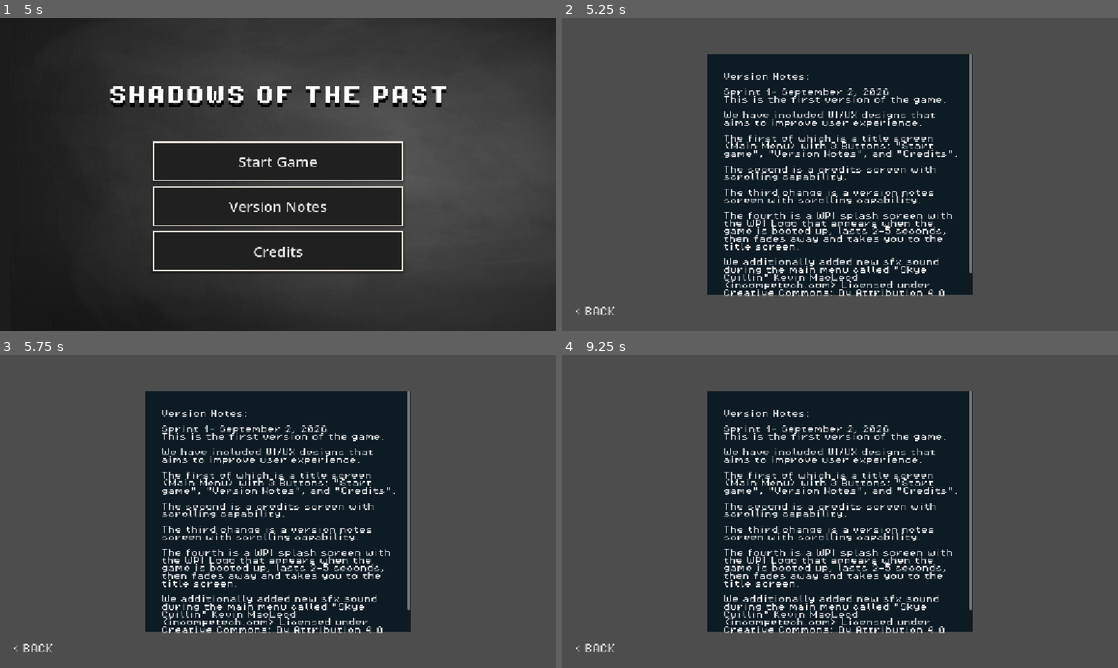
Above: before the commit, frames 1-4 (two rows, left to right).
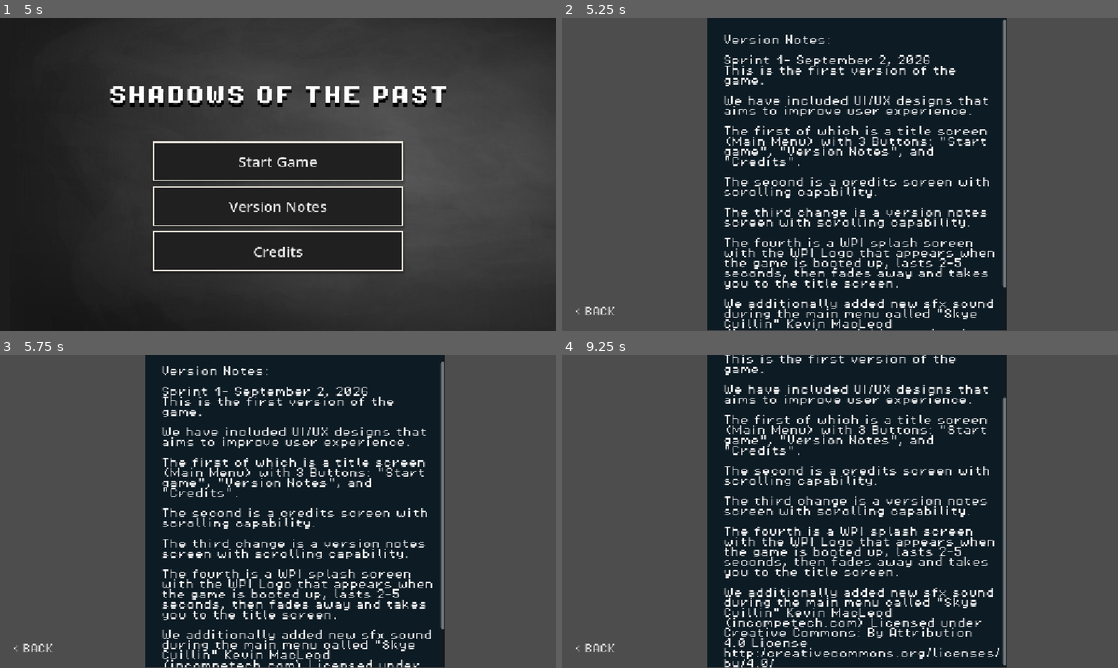
Above: after the commit, the same moments.

Repository: CindyNotaBot/IMGD1001
Game: Godot game, scene res://Scenes/splash_screen.tscn
Same seed, same stepped clock (60 frames per second), same inputs: the game is played once before the commit and once after it.
Inputs:
- Up to frame 1 (5 s): hold D (move right) 0.53-2.03 s; tap Space (jump) at 0.77, 1.52, 3.02, 3.77, 4.52 s; hold A (move left) 2.03-2.78 s; tap Enter at 2.75 s; hold D (move right) 2.78-4.28 s; hold A (move left) from 4.28 s (still down)
- Up to frame 2 (5.25 s): release A (move left) at 5 s; click "Version Notes" at 5 s
- Up to frame 3 (5.75 s): no input
- Up to frame 4 (9.25 s): hold D (move right) 5.78-6.53 s; hold A (move left) 6.53-8.03 s; tap Space (jump) at 6.77, 7.52, 8.27 s; hold D (move right) from 8.03 s (still down)

Frame 1 is identical in both runs. In frame 2, 28% of the frame differs, in the area x 26-80%, y 0-100%; in frame 3, 28%; in frame 4, 29%.

Commit message:
made version notes screen into an auto scroll screen

Diff:
--- a/Scenes/credits.tscn
+++ b/Scenes/credits.tscn
@@ -62,7 +62,7 @@
 theme_override_colors/font_shadow_color = Color(0, 0, 0, 1)
 theme_override_constants/shadow_offset_y = 8
 theme_override_fonts/font = ExtResource("1_gryuy")
-theme_override_font_sizes/font_size = 45
+theme_override_font_sizes/font_size = 40
 text = "Shadows of the past"
 horizontal_alignment = 1
 autowrap_mode = 2
--- a/Scenes/version_notes.gd
+++ b/Scenes/version_notes.gd
@@ -1,14 +1,22 @@
 extends Control
 
+@onready var scroll_container: ScrollContainer = $Panel/ScrollContainer
+
+var scroll_speed: float = 25.0
+var scroll_position: float = 0.0
 
 # Called when the node enters the scene tree for the first time.
-func _ready() -> void:
-	pass # Replace with function body.
-
+func _ready():
+	scroll_position = 0.0
 
 # Called every frame. 'delta' is the elapsed time since the previous frame.
-func _process(delta: float) -> void:
-	pass
+func _process(delta):
+	scroll_position += scroll_speed * delta
+	scroll_container.scroll_vertical = int(scroll_position)
+
+	if scroll_position >= scroll_container.get_v_scroll_bar().max_value - scroll_container.get_v_scroll_bar().page:
+		scroll_position = 0.0
+		scroll_container.scroll_vertical = 0
 
 # When back  button is pressed screen is changed to the main menu
 func _on_back_button_pressed():
--- a/Scenes/version_notes.tscn
+++ b/Scenes/version_notes.tscn
@@ -56,6 +56,10 @@
 anchor_top = 0.5
 anchor_right = 0.5
 anchor_bottom = 0.5
+offset_left = -275.0
+offset_top = -324.0
+offset_right = 345.0
+offset_bottom = 322.0
 grow_horizontal = 2
 grow_vertical = 2
 theme_override_styles/panel = SubResource("StyleBoxFlat_w35vn")
@@ -74,6 +78,7 @@
 size_flags_horizontal = 3
 theme_override_fonts/normal_font = ExtResource("1_0ylr1")
 theme_override_fonts/bold_font = ExtResource("2_487cl")
+theme_override_font_sizes/normal_font_size = 20
 theme_override_styles/normal = SubResource("StyleBoxFlat_0ylr1")
 text = "Version Notes:
 
